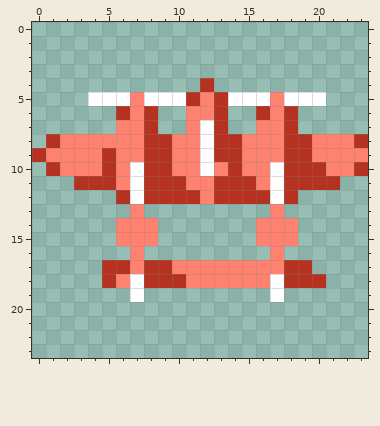
Two versions of one pixel-art sprite, Recursos/Imagenes/avion.png. The first picture shows the starting point.
The file is 32x32 pixels. The old version is drawn lined up with the new one, on the new canvas.
The same view after the edit:
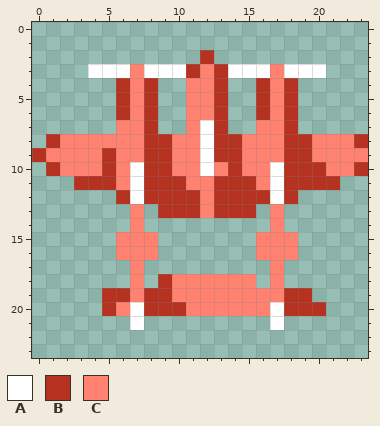
Palette (. is transparent): A #ffffff  B #b53120  C #ff8170
Author's note on the commit: Implementacion de AvionEnemigo
The exact change:
canvas 32x32 -> 24x24, the old top-left corner now at -4,-4 (the part of the old canvas that was cut away was empty and is not shown)
Colour A is added in row 3 at x 4 to 6, 8 to 10, 14 to 16 and 18 to 20; in rows 20 to 21 at x 7 and 17.
Colour B is added in row 2 at x 12; in row 3 at x 11 and 13; in row 4 at x 6, 8, 13, 16 and 18; in row 13 at x 9 to 11 and 13 to 15; in row 19 at x 5 to 6, 8 to 9 and 18 to 19; in row 20 at x 5, 8 to 10 and 18 to 20.
Colour B replaces colour A in row 5 at x 6, 8, 16 and 18.
Colour C is added in row 3 at x 7, 12 and 17; in row 4 at x 7, 11 and 17; in row 13 at x 12; in row 16 at x 6, 8, 16 and 18; in row 19 at x 10 to 16; in row 20 at x 6 and 11 to 16.
Colour C replaces colour A in rows 18 to 19 at x 7 and 17.
Colour C replaces colour B in row 4 at x 12; in row 5 at x 11; in row 18 at x 10.
Colour A is gone in row 5 at x 4 to 5, 9 to 10, 14 to 15 and 19 to 20.
Colour B is gone in row 17 at x 5 to 6, 8 to 9 and 18 to 19; in row 18 at x 5, 8 and 18 to 20.
Colour C is gone in row 14 at x 6, 8, 16 and 18; in row 17 at x 10 to 16; in row 18 at x 6 and 16.
Where, in picture pixels (left, top, right, bottom), the same in both pictures:
changed: (88, 50, 326, 106)
changed: (102, 204, 326, 330)
